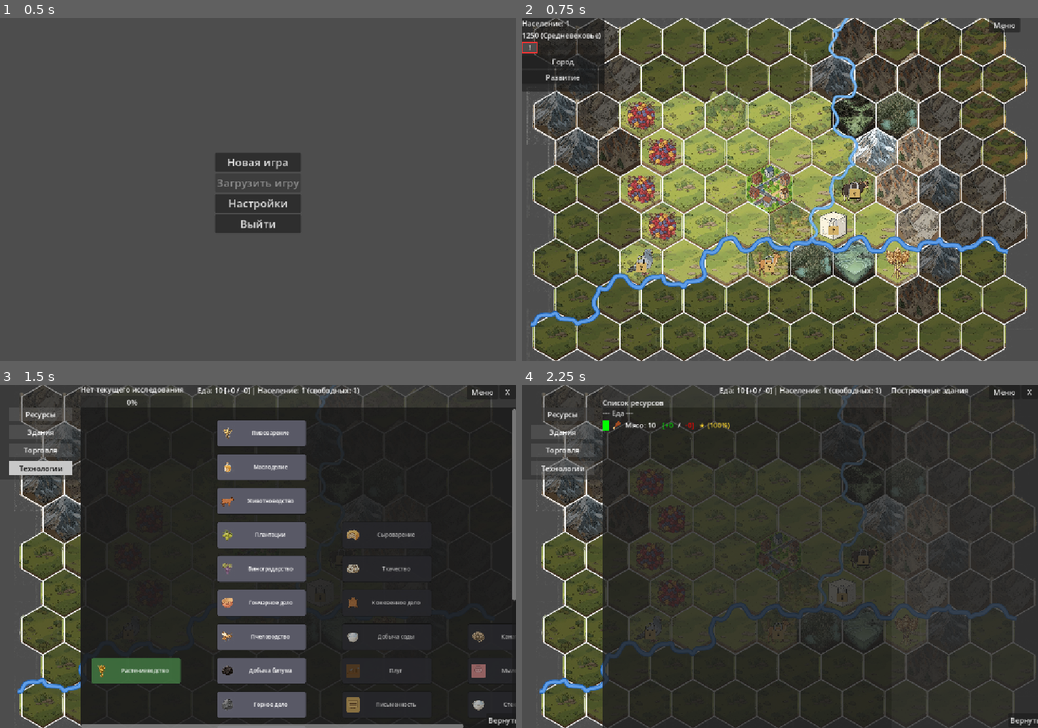
Above: before the commit, frames 1-4 (two rows, left to right).
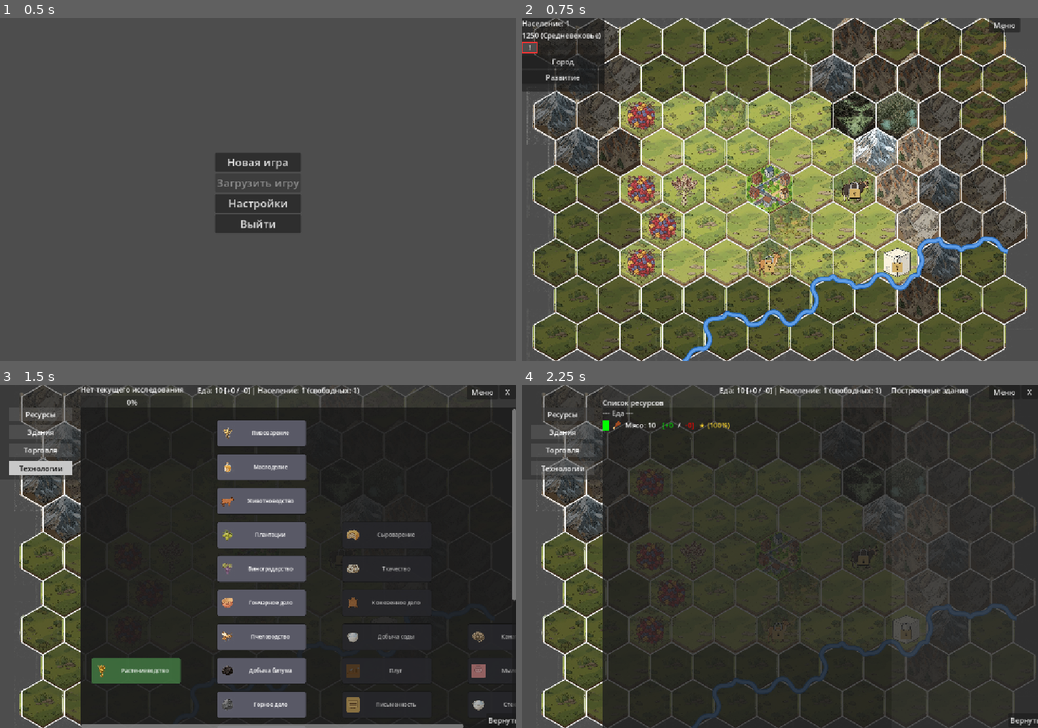
Above: after the commit, the same moments.

Repository: Night-Pryanik/The-City
Game: Godot game, scene res://scenes/main_menu.tscn
The game is run twice, just before and just after one commit, with the same random seed, the same clock (stepped at 60 frames per second) and the same inputs.
Inputs (mouse positions are in pixels of both pictures, inside the frame that each line leads up to):
- Up to frame 1 (0.5 s): no input
- Up to frame 2 (0.75 s): click "Новая игра" at 0.5 s
- Up to frame 3 (1.5 s): click (10, 415) at 1.25 s
- Up to frame 4 (2.25 s): click "Ресурсы" at 2 s

Frame 1 is identical in both runs. In frame 2, 6.6% of the frame differs, in the area x 1-95%, y 0-100%; in frame 3, 0.3%; in frame 4, 2.7%.

Commit message:
Фикс бага с самовольной генерацией рельефа, не указанного в terrain_config

Diff:
--- a/scripts/map_generator.gd
+++ b/scripts/map_generator.gd
@@ -29,16 +29,24 @@
 const CENTER_EXCLUSION_RADIUS := 6
 
 # Возвращает список типов местности, которые участвуют в алгоритме Вороного
-# (базовый рельеф). Уникальные типы (unique: true) сюда НЕ входят — они
-# размещаются отдельной функцией place_unique_terrains. Это позволяет добавлять
-# новые уникальные типы местности в data/terrains.json без изменения этого кода.
+# (базовый рельеф). НЕ входят:
+#   - уникальные типы (unique: true) — их размещает place_unique_terrains;
+#   - типы, не перечисленные в terrain_config (марши) — они создаются
+#     только пост-обработкой (_apply_marshes).
+# Участие в Вороном теперь задаётся явно через конфиг: добавление нового
+# типа в terrains.json больше не заставляет его автоматически расползаться
+# по всей карте.
 static func _get_base_terrain_ids() -> Array:
-    var base_ids = []
-    for terrain_id in GameData.terrains.keys():
-        var t: Dictionary = GameData.terrains[terrain_id]
-        if not t.get("unique", false):
-            base_ids.append(terrain_id)
-    return base_ids
+    var cfg: Dictionary = GameData.map_config.get("terrain_config", {})
+    var ids: Array = []
+    for tid in GameData.terrains.keys():
+        var t: Dictionary = GameData.terrains[tid]
+        if t.get("unique", false):
+            continue
+        if not cfg.has(tid):
+            continue
+        ids.append(tid)
+    return ids
 
 # Возвращает список уникальных типов местности (unique: true), которые
 # размещаются универсальной функцией place_unique_terrains. Это позволяет
@@ -57,6 +65,8 @@
 # density приоритетна; target_cluster — ограничение сверху (число центров не
 # может быть больше area / target_cluster). Избыток total перераспределяется
 # на типы без ограничения target_cluster пропорционально их density.
+# Участвуют ТОЛЬКО типы, явно перечисленные в terrain_config (см.
+# _get_base_terrain_ids): остальные (марши) создаются пост-обработкой.
 func make_terrain_counts(rows: int, cols: int) -> Dictionary:
     var cfg: Dictionary = GameData.map_config
     var area := rows * cols
@@ -84,7 +94,12 @@
 
         weights[terrain_id] = w
 
-        var count := maxi(1, int(round(total * w)))
+        # Нижняя граница «минимум 1 центр» — только для типов с положительной
+        # плотностью: явный ноль не должен порождать центры-сироты.
+        var count := int(round(total * w))
+        if w > 0.0:
+            count = maxi(1, count)
+
         if cluster_limit > 0:
             var limit := maxi(1, int(round(float(area) / cluster_limit)))
             count = mini(count, limit)
